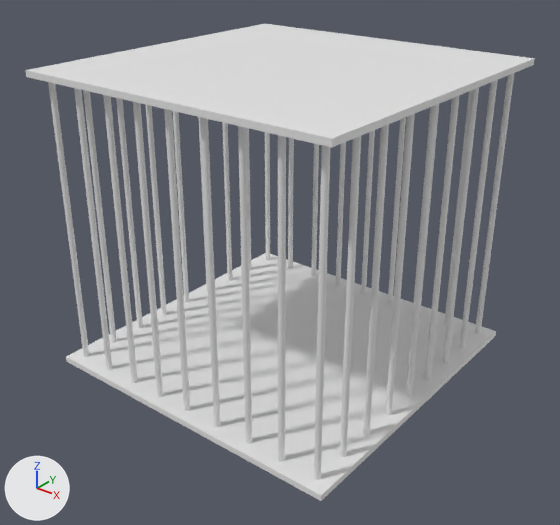
The Blender file Assets/Models/Cage.blend: old version first, new version second.
Camera for both pictures: a 50 mm camera at (2.94, -3.76, 2.98) aimed at (0.04, -0.13, 0.73). Lighting does not change. The marker at lower left points along +X, +Y and +Z.
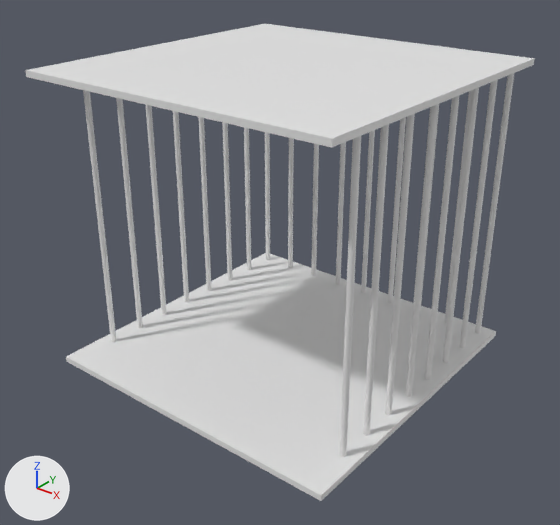
The edits, one by one:
Object 'Cylinder.001' (ob_cylinder_001) is deleted.
Object 'Cylinder.003' (ob_cylinder_003) is deleted.
Object 'Cylinder.006' (ob_cylinder_006) is deleted.
Object 'Cylinder.015' (ob_cylinder_015) is deleted.
Object 'Cylinder.012' (ob_cylinder_012) is deleted.
Object 'Cylinder.023' (ob_cylinder_023) is deleted.
Object 'Cylinder.022' (ob_cylinder_022) is deleted.
Object 'Cylinder.021' (ob_cylinder_021) is deleted.
Object 'Cylinder.020' (ob_cylinder_020) is deleted.

What differs and where, as boxes (x1, y1, x2, y2) in the pictures (560 x 525 px):
'Cylinder.003', deleted: before (314, 145, 331, 480)
'Cylinder.021', deleted: before (278, 135, 286, 462)
'Cylinder.012', deleted: before (238, 126, 252, 444)
'Cylinder.020', deleted: before (200, 117, 221, 427)
'Cylinder.006', deleted: before (164, 109, 190, 411)
'Cylinder.022', deleted: before (133, 102, 163, 397)
'Cylinder.015', deleted: before (103, 95, 138, 383)
'Cylinder.023', deleted: before (74, 88, 112, 370)
'Cylinder.001', deleted: before (48, 82, 89, 357)
